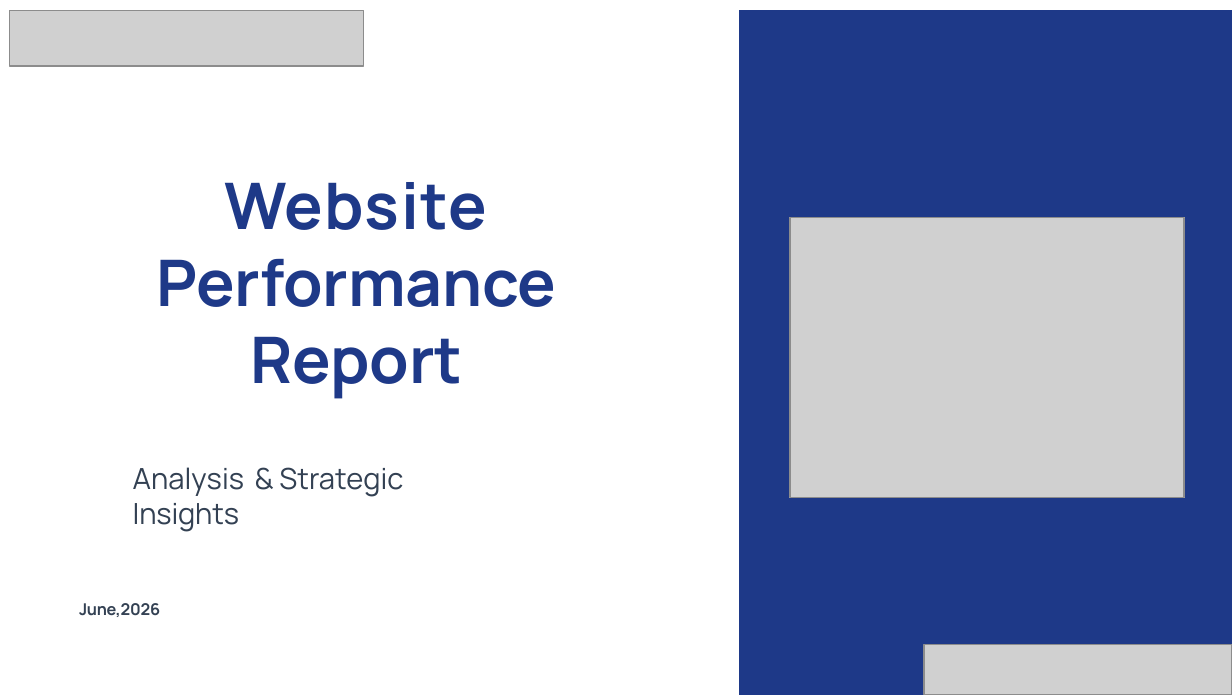
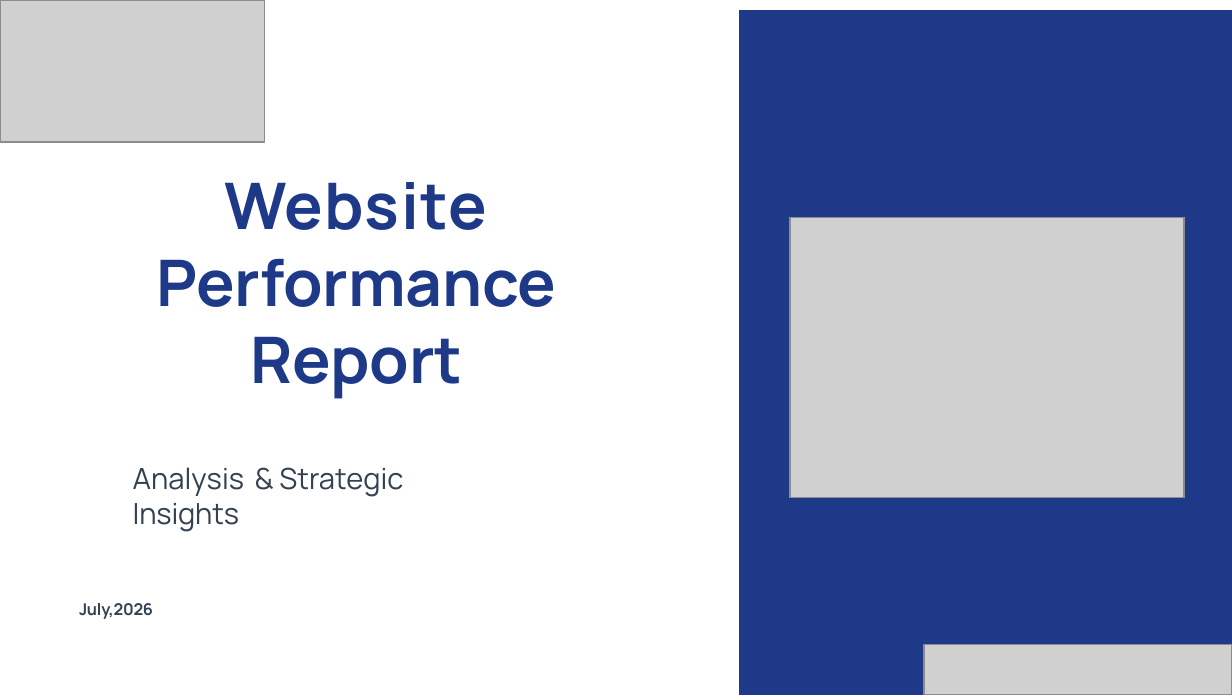
Before and after one commit to Rakinzi/reports, a slide deck: slide 1 of src/reports/report-templates/june-2026/bancabc-29-June-2026.pptx. Drawn at 1232x695 pixels with LibreOffice and Linux fonts; fonts in the diff are those of the drawing; grey boxes stand for pictures; background and template pictures are left out. Boxes give left, top, right and bottom in pixels: in the first picture for what was removed or moved away, otherwise in the second. Text is boxed around its words. In the diff, an @@ line names an element or a change of style, - is before the commit and + after.

Commit message:
Support redoing reports and robust GA4 date handling
Add a frontend 'Redo' action to regenerate a report with the same dates and show progress. Make GA4 snapshot navigation more robust by continuing when the summary card is absent and adding _ga4_dated_snapshot_url to force explicit date ranges when GA4 rewrites presets. Improve template picture mappings (bancabc) and avoid removing template-specific Picture 11. Capture only the Security Report Summary card for security header screenshots. Add a helper script to ensure templates end with Uptime and Recommendations, update PPTX templates, and add tests for the GA4 dated-URL behavior. Also include Playwright output artifacts.

```diff
--- a/src/reports/report-templates/june-2026/bancabc-29-June-2026.pptx
+++ b/src/reports/report-templates/june-2026/bancabc-29-June-2026.pptx
@@ picture added at <box>0,0,265,142</box> @@
@@ picture removed at <box>10,10,363,65</box> @@
@@ text at <box>79,603,153,619</box>: text changed @@
-June,2026
+July,2026
```
Also in this commit, not shown: 9 other slides changed, 4 slides added, 1 slide removed, 20 other files.
